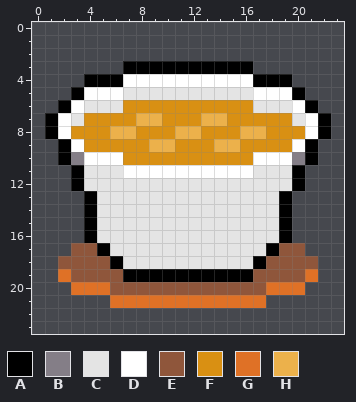
Pixel-art sprite, stored at src/images/icons/tea-brown.png. Above is the file before it was changed.
The file is 48x48 pixels, drawn in blocks of 2x2; one block is one cell here.
Palette (. is transparent): A #000000  B #847e87  C #e4e4e4  D #ffffff  E #8f563b  F #d99013  G #df7126  H #ecb14b
And afterwards:
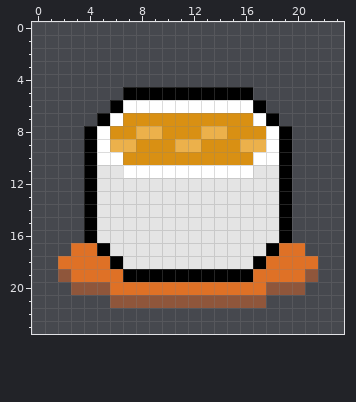
The edit:
@@ palette @@
-E #8f563b
+E #df7126
-G #df7126
+G #8f563b
@@ x 0..23 @@
  2 ........................
- 3 .......AAAAAAAAAA.......
- 4 ....AAADDDDDDDDDDAAA....
- 5 ...ADDDCCCCCCCCCCDDDA...
- 6 ..ADCCCFFFFFFFFFFCCCDA..
- 7 .ADCFFFFHHFFFHHFFFFFCDA.
- 8 .ADFFFHHFFFHHFFFHHFFFDA.
- 9 ..ADFFFFFHHFFFHHFFFFDA..
-10 ..ABDDDFFFFFFFFFFDDDBA..
-11 ...ACCCDDDDDDDDDDCCCA...
-12 ...ACCCCCCCCCCCCCCCCA...
+ 3 ........................
+ 4 ........................
+ 5 .......AAAAAAAAAA.......
+ 6 ......ADDDDDDDDDDA......
+ 7 .....ADFFFFFFFFFFDA.....
+ 8 ....ADFFHHFFFHHFFFDA....
+ 9 ....ADHHFFFHHFFFHHDA....
+10 ....ADDFFFFFFFFFFDDA....
+11 ....ACCDDDDDDDDDDCCA....
+12 ....ACCCCCCCCCCCCCCA....
 13 ....ACCCCCCCCCCCCCCA....
Changed places in both pictures, as pixel boxes (x1, y1, x2, y2):
changed: (45, 61, 331, 308)
